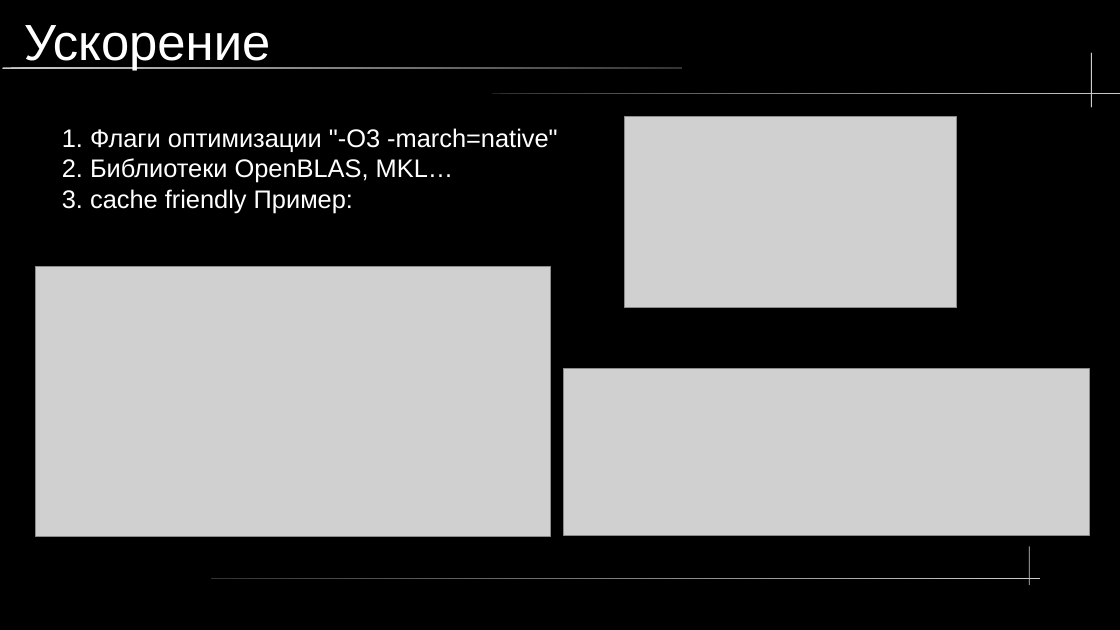
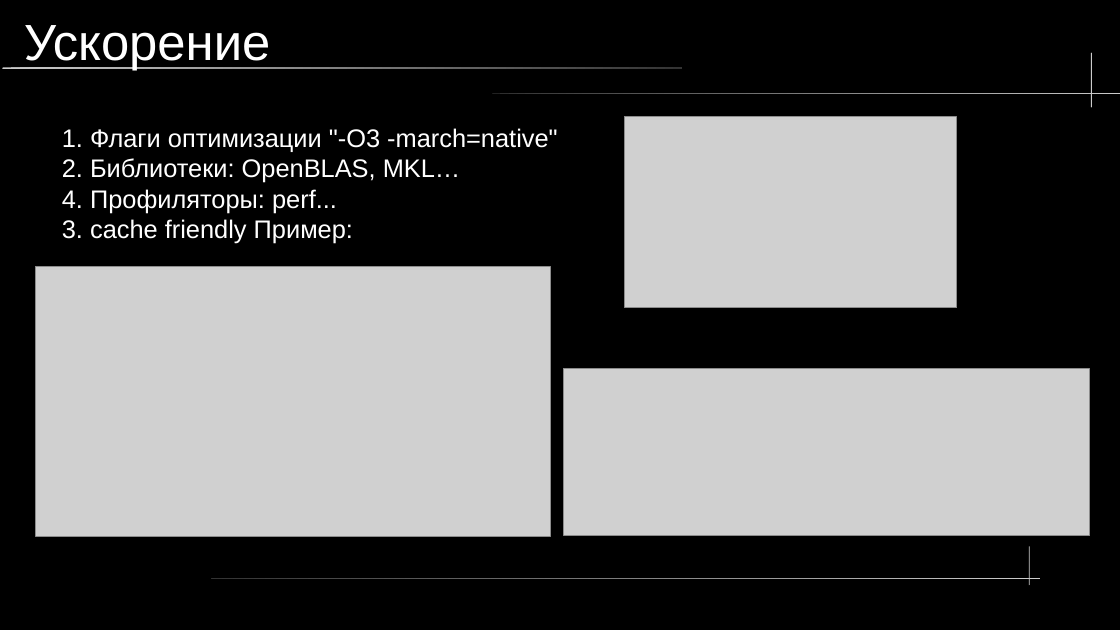
Before and after one commit to maykitbo/multilayer_perceptron, a slide deck: slide 19 of pres.odp (slide 18 before the commit). Drawn at 1120x630 pixels with LibreOffice and Linux fonts; fonts in the diff are those of the drawing; grey boxes stand for pictures. Boxes give left, top, right and bottom in pixels: in the first picture for what was removed or moved away, otherwise in the second. Text is boxed around its words. In the diff, an @@ line names an element or a change of style, - is before the commit and + after.

```diff
--- a/pres.odp
+++ b/pres.odp
@@ text at (x1=62, y1=158, x2=461, y2=213): text changed @@
-2. Библиотеки OpenBLAS, MKL…
+2. Библиотеки: OpenBLAS, MKL…
+4. Профиляторы: perf...
```
Also in this commit, not shown: 8 other slides changed, 1 slide added, 4 other files.
